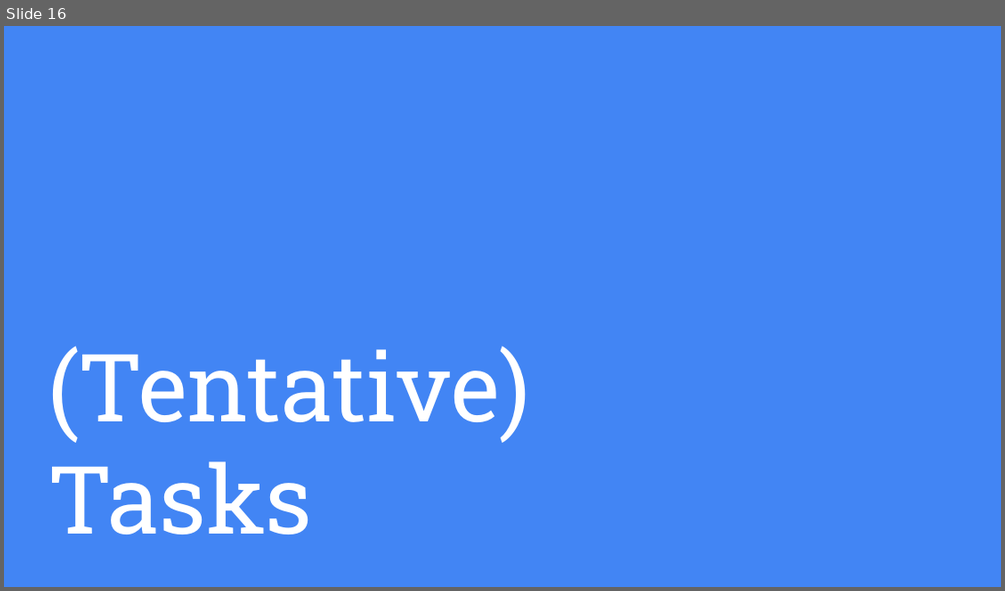
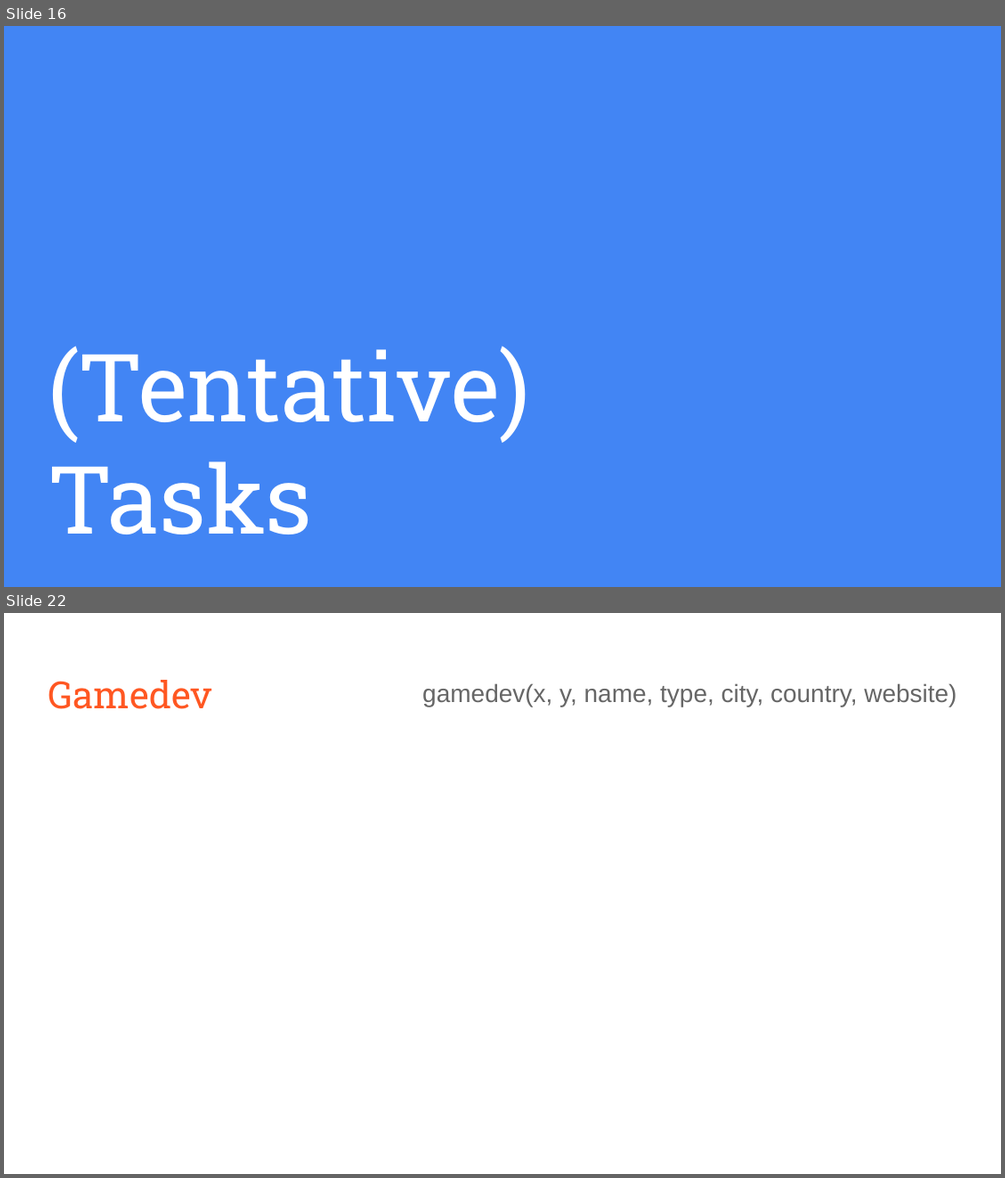
Before and after one commit to 1655653/LSDM, a slide deck: proposals/presentation.pptx. Shown one above the other, each under a label of ours: slide 16 before the commit, slides 16 and 22 after it; the slides between them are not shown. The pictures are 1005x591 and 1005x1178 pixels, drawn with LibreOffice and Linux fonts; fonts in the diff are those of the drawing; grey boxes stand for pictures. Boxes give left, top, right and bottom in pixels: in the first picture for what was removed or moved away, otherwise in the second. Text is boxed around its words. In the diff, an @@ line names an element or a change of style, - is before the commit and + after.

```diff
--- a/proposals/presentation.pptx
+++ b/proposals/presentation.pptx
@@ slide 22 added at (x1=4, y1=613, x2=1001, y2=1174), background #FFFFFF @@
@@ title added at (x1=48, y1=680, x2=212, y2=709), 27 pt, text #FF5722 @@
+Gamedev
@@ text added at (x1=422, y1=683, x2=956, y2=706), 18 pt, text #666666 @@
+gamedev(x, y, name, type, city, country, website)
```
Also in this commit, not shown: 6 slides changed, 7 other slides added, 3 other files.
